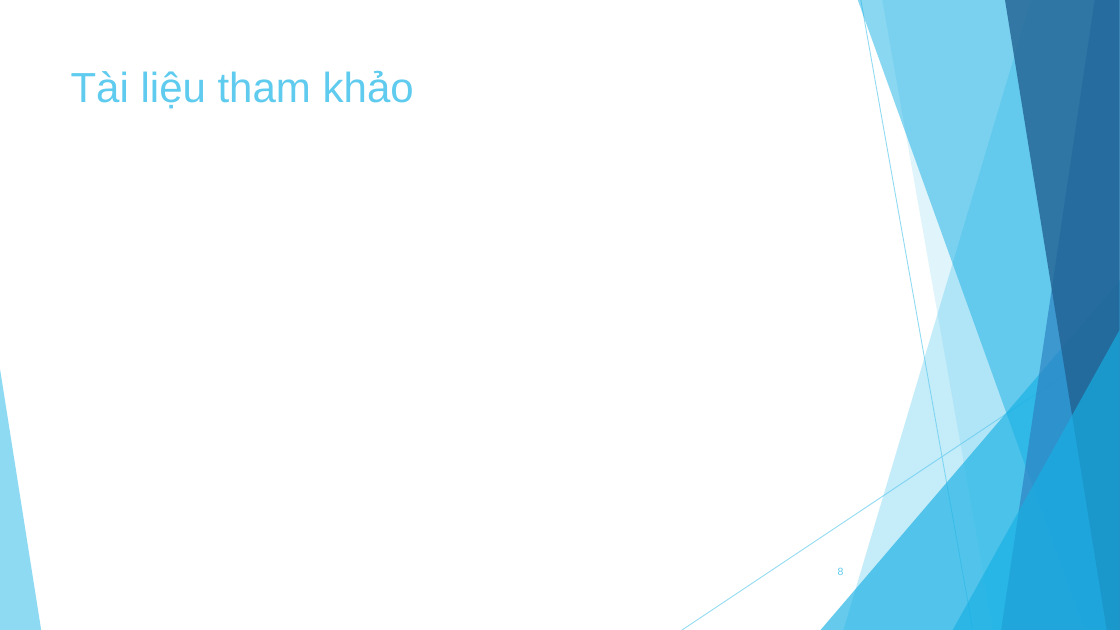
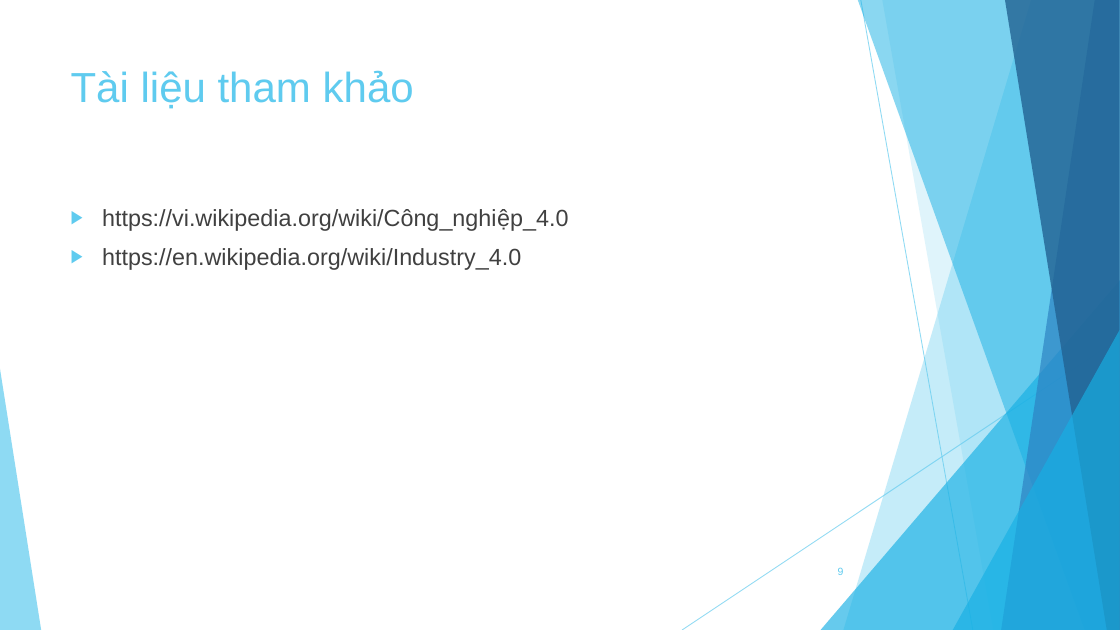
Before and after one commit to knst18ck2/KNST, a slide deck: slide 9 of Báo cáo.pptx (slide 8 before the commit). Drawn at 1120x630 pixels with LibreOffice and Linux fonts; fonts in the diff are those of the drawing. Boxes give left, top, right and bottom in pixels: in the first picture for what was removed or moved away, otherwise in the second. Text is boxed around its words. In the diff, an @@ line names an element or a change of style, - is before the commit and + after.

```diff
--- a/Báo cáo.pptx
+++ b/Báo cáo.pptx
@@ text added at bbox=[102, 209, 568, 270], 20 pt, text #404040 @@
+▶ https://vi.wikipedia.org/wiki/Công_nghiệp_4.0
+▶ https://en.wikipedia.org/wiki/Industry_4.0
```
Also in this commit, not shown: 2 other slides changed, 1 slide added.
